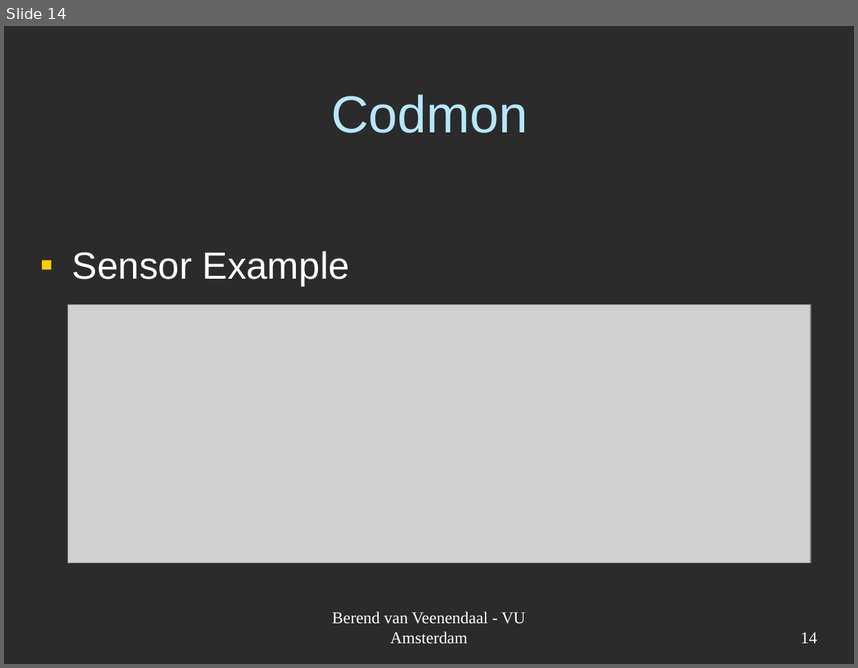
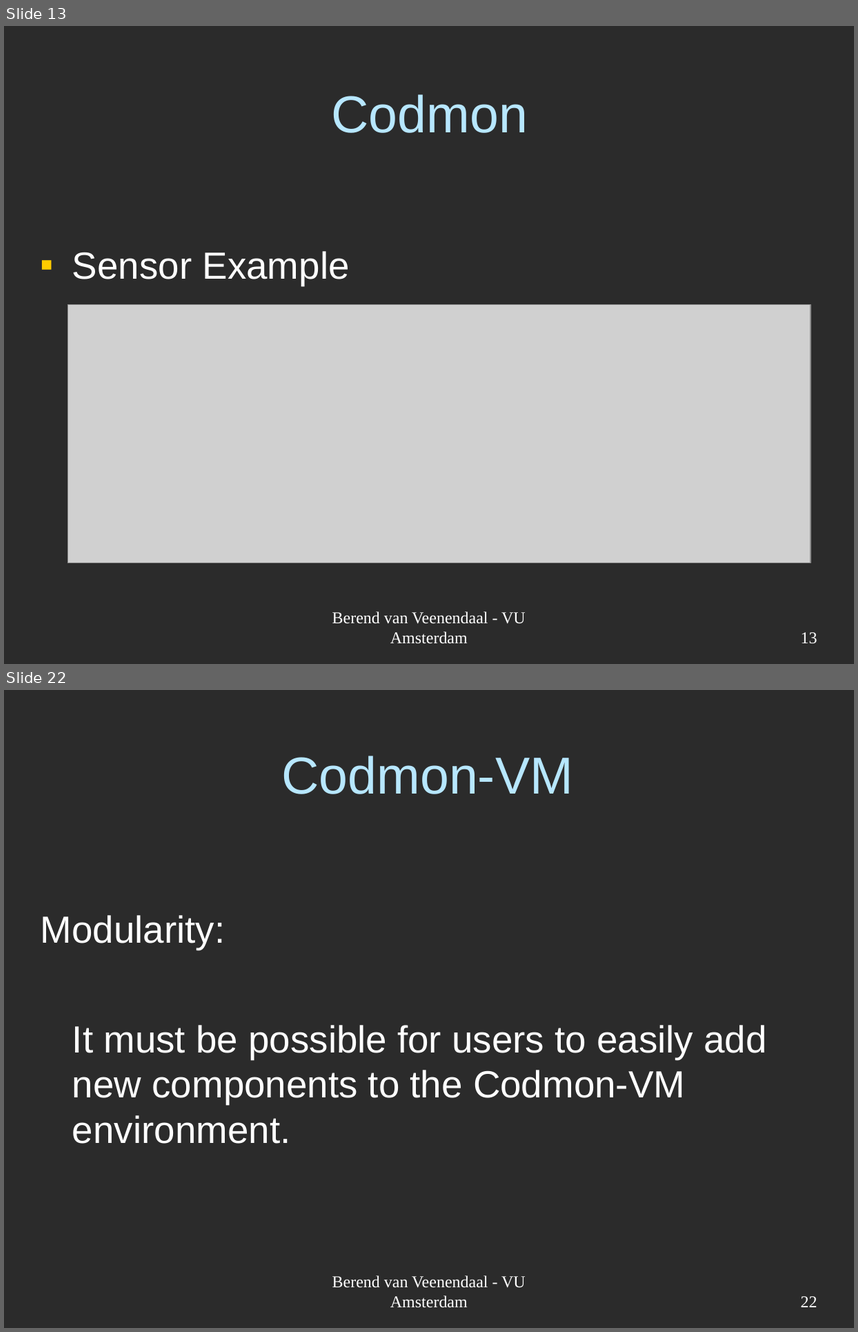
Before and after one commit to JungleComputing/codmon, a slide deck: doc/report/Codmon-VM.ppt. Shown one above the other, each under a label of ours: slide 14 before the commit, slides 13 and 22 after it; the slides between them are not shown. The pictures are 858x668 and 858x1332 pixels, drawn with LibreOffice and Linux fonts; fonts in the diff are those of the drawing; grey boxes stand for pictures; background and template pictures are left out; a plain dark background stands for a picture behind light text. Boxes give left, top, right and bottom in pixels: in the first picture for what was removed or moved away, otherwise in the second. Text is boxed around its words. In the diff, an @@ line names an element or a change of style, - is before the commit and + after.

```diff
--- a/doc/report/Codmon-VM.ppt
+++ b/doc/report/Codmon-VM.ppt
@@ slide 22 added at (x1=4, y1=690, x2=854, y2=1328), background picture (left out) @@
@@ title added at (x1=281, y1=756, x2=573, y2=794), 44 pt, text #B7E7FF @@
+Codmon-VM
@@ text added at (x1=41, y1=915, x2=766, y2=1143), 32 pt, text #FFFFFF @@
+Modularity:
+It must be possible for users to easily add new components to the Codmon-VM environment.
@@ text added at (x1=332, y1=1275, x2=526, y2=1308), 14 pt, text #FFFFFF @@
+Berend van Veenendaal - VU Amsterdam
@@ page number added at (x1=801, y1=1296, x2=818, y2=1307), 14 pt, text #FFFFFF @@
+22
@@ what was slide 14 is now slide 13 @@
@@ page number at (x1=801, y1=632, x2=818, y2=644): text changed @@
-14
+13
```
Also in this commit, not shown: 1 slide changed, 10 other slides added.
